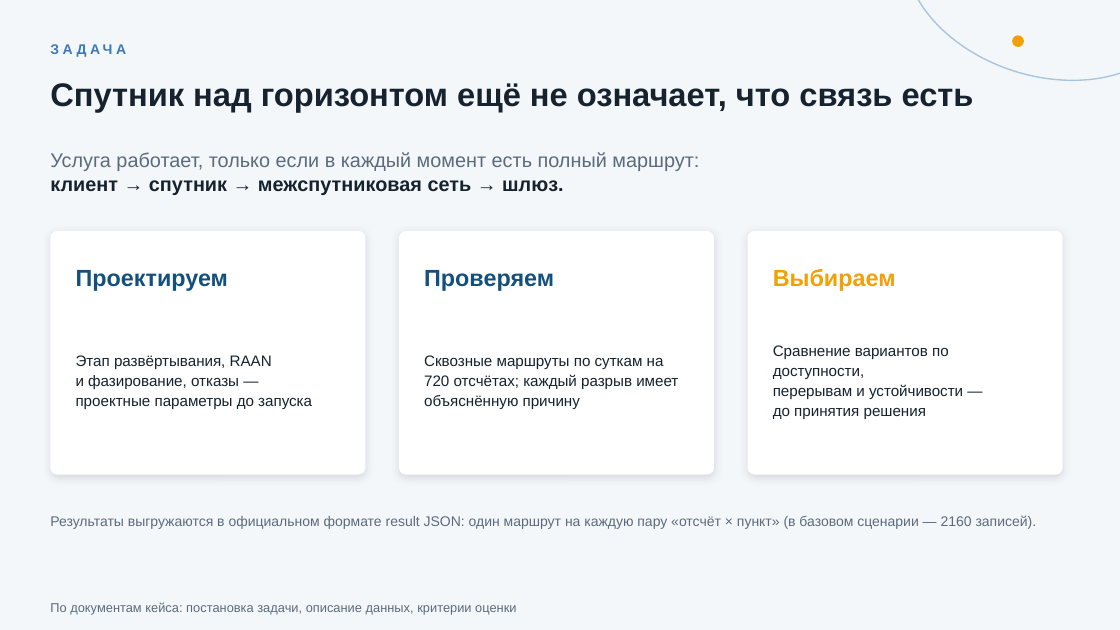
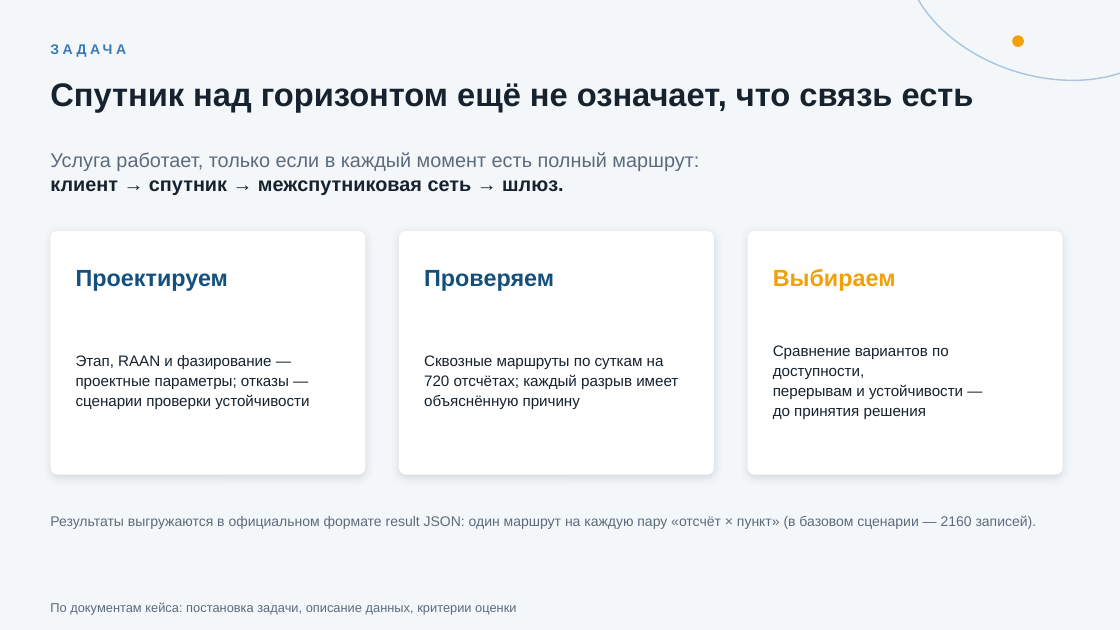
Before and after one commit to ivergit88/cosmohak, a slide deck: slide 2 of presentation/kosmo-nizni_klodiki_148.pptx. Drawn at 1120x630 pixels with LibreOffice and Linux fonts; fonts in the diff are those of the drawing. Boxes give left, top, right and bottom in pixels: in the first picture for what was removed or moved away, otherwise in the second. Text is boxed around its words. In the diff, an @@ line names an element or a change of style, - is before the commit and + after.

Commit message:
Презентация: формулировки по ревью (проектные параметры vs сценарии отказа, сводка сценариев, клиент-отсчеты, один репозиторий на финале)

```diff
--- a/presentation/kosmo-nizni_klodiki_148.pptx
+++ b/presentation/kosmo-nizni_klodiki_148.pptx
@@ text at box(76, 355, 309, 409): text changed @@
-Этап развёртывания, RAAN
-и фазирование, отказы —
-проектные параметры до запуска
+Этап, RAAN и фазирование —
+проектные параметры; отказы —
+сценарии проверки устойчивости
```
Also in this commit, not shown: 6 other slides changed, 1 other file.
